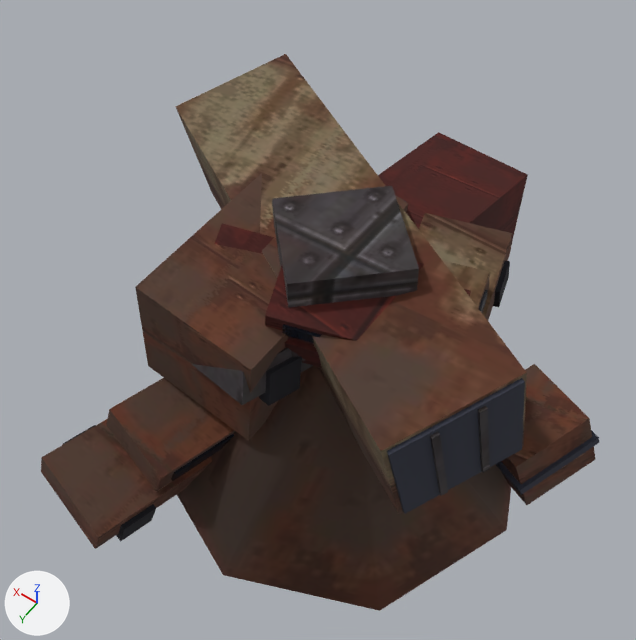
What one commit did to the glTF model game/art/placeholder/bosses/arena/scrap_pile_s.glb.
Rendered twice from a 50 mm lens placed at (-3.04, 4.74, 9.36), pointed at (0.57, -0.3, 1.44). The lights are fixed; the arrows at lower left show +X, +Y and +Z. The first picture is the older version. Vertices at exactly the same position are counted once.

In view in the first picture: 'scrap_pile_s'.
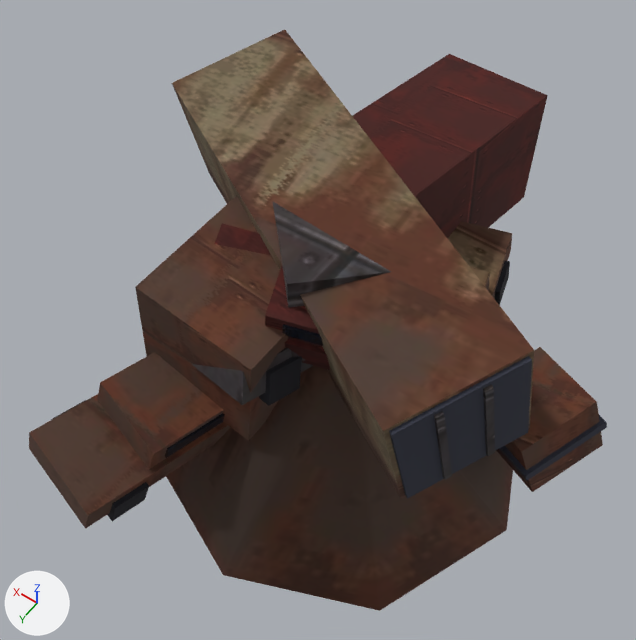
Pixel boxes (x1, y1, x2, y2) of what changed, in the pictures (636 x 640 px; the box of a moved part takes in the faces that stretch with it):
'scrap_pile_s', reshaped: before (41, 54, 600, 611); after (29, 29, 607, 611)
part 1 of me_scrap_pile_s, moved or reshaped: before (387, 378, 525, 514); after (389, 356, 532, 499)
part 2 of me_scrap_pile_s, moved or reshaped: before (496, 430, 600, 495); after (499, 415, 607, 481)
part 3 of me_scrap_pile_s, moved or reshaped: before (171, 434, 234, 481); after (165, 413, 225, 458)
part 4 of me_scrap_pile_s, moved or reshaped (mostly hidden): before (62, 425, 96, 445); after (51, 400, 86, 420)
part 5 of me_scrap_pile_s, moved or reshaped: before (116, 504, 156, 542); after (107, 482, 149, 521)
part 6 of me_scrap_pile_s, moved or reshaped: before (41, 419, 212, 549); after (29, 394, 231, 529)
part 7 of me_scrap_pile_s, moved or reshaped: before (107, 378, 235, 492); after (97, 352, 223, 469)
part 8 of me_scrap_pile_s, moved or reshaped: before (501, 364, 596, 505); after (496, 347, 603, 492)
part 9 of me_scrap_pile_s, moved or reshaped: before (378, 132, 528, 245); after (353, 54, 548, 238)
part 10 of me_scrap_pile_s, moved or reshaped: before (430, 431, 448, 496); after (434, 411, 452, 480)
part 11 of me_scrap_pile_s, moved or reshaped: before (478, 406, 490, 473); after (483, 384, 495, 456)
part 12 of me_scrap_pile_s, moved or reshaped: before (175, 54, 527, 514); after (172, 29, 534, 499)

What changed in the scene script:
```text
Change me_scrap_pile_s:
    used by ob_scrap_pile_s; location = (0.0, 0.0, 0.0)
    remove me_scrap_pile_s.from_pydata(...)  # 472 vertices, 716 faces; spans x -2.73..3.21, y -4.18..2.93, z -0.36..3.19
    add me_scrap_pile_s.from_pydata(...)  # 472 vertices, 716 faces; spans x -2.73..3.21, y -4.18..2.93, z 0.0..3.34
    me_scrap_pile_s part 1: the loose piece of 8 vertices spanning x -2.11..-1.29, y -0.15..1.31, z 1.21..2.91 is moved by (0.0, 0.0, 0.33)
    me_scrap_pile_s part 2: the loose piece of 8 vertices spanning x -2.69..-1.29, y -1.66..-0.21, z 0.27..0.83 is moved by (0.0, 0.0, 0.33)
    me_scrap_pile_s part 3: the loose piece of 8 vertices spanning x 0.65..1.87, y 0.71..1.95, z 0.51..1.11 is moved by (0.0, 0.0, 0.52)
    me_scrap_pile_s part 4: the loose piece of 8 vertices spanning x 1.91..2.28, y 1.94..2.42, z 0.27..0.78 is moved by (0.0, 0.0, 0.52)
    me_scrap_pile_s part 5: the loose piece of 8 vertices spanning x 0.95..1.33, y 2.18..2.66, z 0.01..0.51 is moved by (0.0, 0.0, 0.52)
    me_scrap_pile_s part 6: the loose piece of 8 vertices spanning x 0.58..2.25, y 0.09..2.93, z -0.11..0.93 is moved by (0.0, 0.0, 0.52)
    me_scrap_pile_s part 7: the loose piece of 8 vertices spanning x 0.62..1.92, y 0.53..2.13, z 0.37..1.21 is moved by (0.0, 0.0, 0.52)
    me_scrap_pile_s part 8: the loose piece of 8 vertices spanning x -2.73..-1.25, y -1.64..-0.23, z -0.08..1.17 is moved by (0.0, 0.0, 0.33)
    me_scrap_pile_s part 9: the loose piece of 8 vertices spanning x -0.28..1.61, y -4.18..-0.36, z -0.36..1.61 is moved by (0.0, 0.0, 1.29)
    me_scrap_pile_s part 10: the loose piece of 8 vertices spanning x -1.72..-1.53, y 0.64..0.97, z 1.34..2.68 is moved by (0.0, 0.0, 0.33)
    me_scrap_pile_s part 11: the loose piece of 8 vertices spanning x -1.95..-1.75, y 0.23..0.56, z 1.43..2.78 is moved by (0.0, 0.0, 0.33)
    me_scrap_pile_s part 12: the loose piece of 8 vertices spanning x -2.1..3.21, y -2.64..1.34, z 1.15..3.01 is moved by (0.0, 0.0, 0.33)
    other edits to the shape of me_scrap_pile_s do not show in these pictures
```
